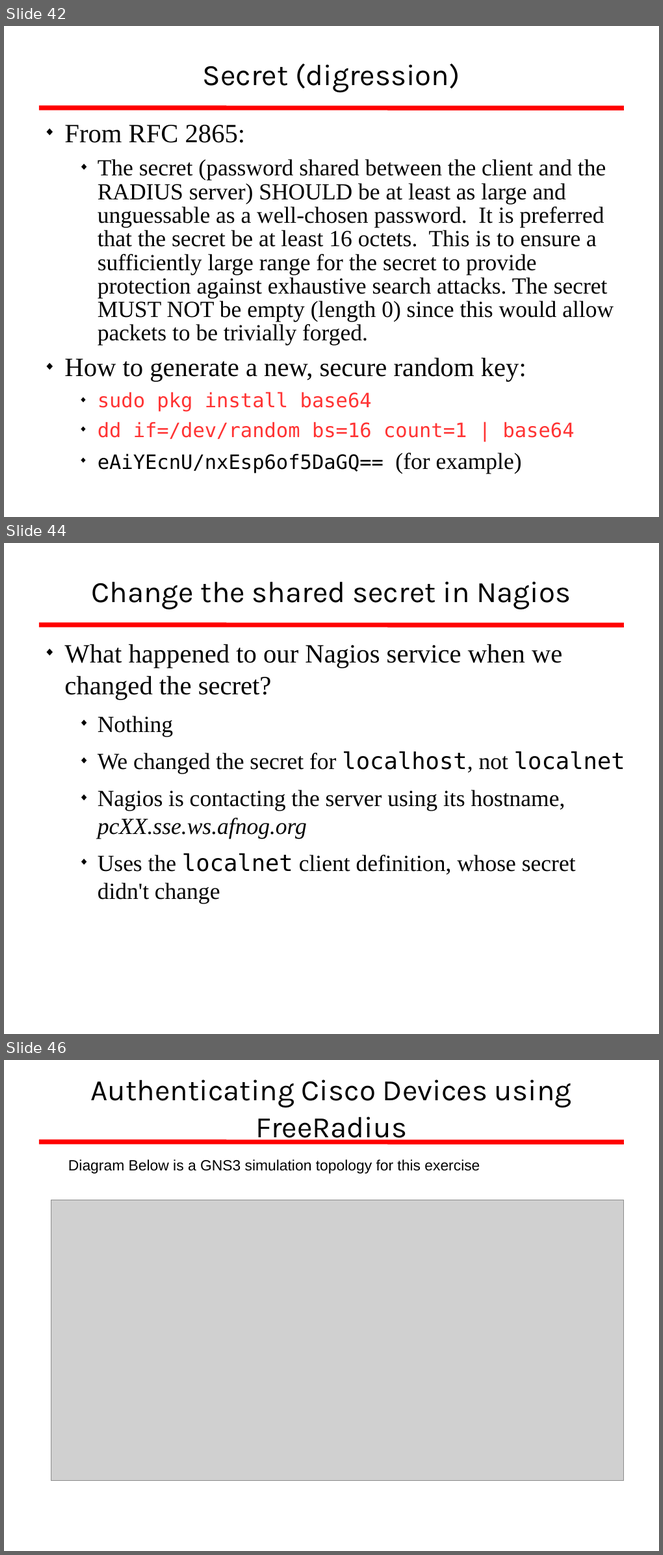
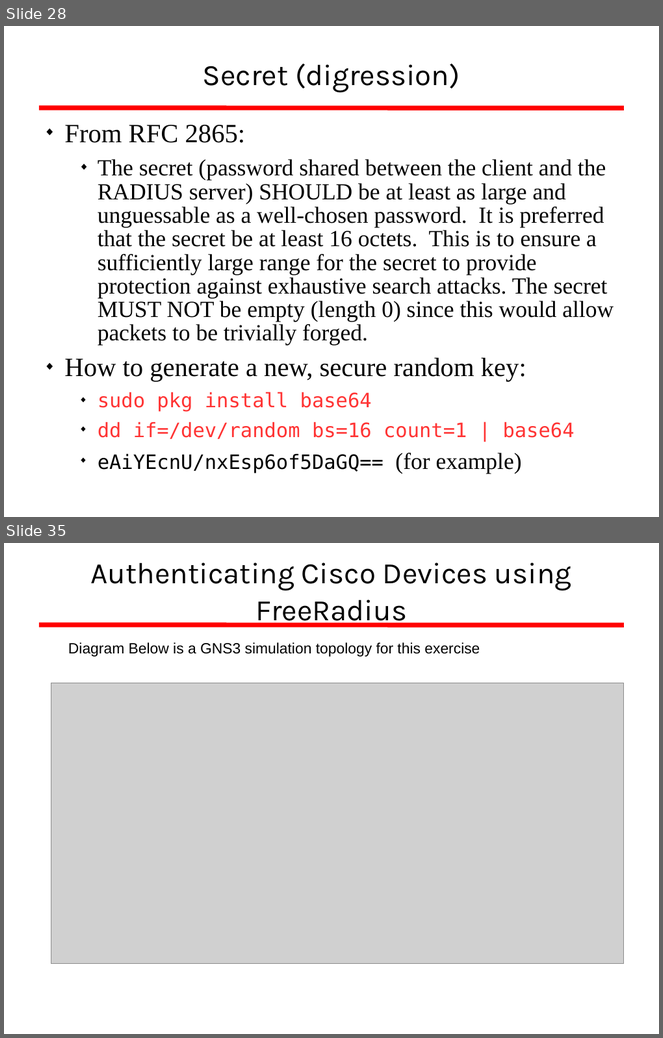
Before and after one commit to afnog/afnog.github.io, a slide deck: sse/radius/radius_presentation.ppt. Shown one above the other, each under a label of ours: slides 42, 44 and 46 before the commit, slides 28 and 35 after it; the slides between them are not shown. The pictures are 663x1555 and 663x1038 pixels, drawn with LibreOffice and Linux fonts; fonts in the diff are those of the drawing; grey boxes stand for pictures; background and template pictures are left out. Boxes give left, top, right and bottom in pixels: in the first picture for what was removed or moved away, otherwise in the second. Text is boxed around its words. In the diff, an @@ line names an element or a change of style, - is before the commit and + after.

```diff
--- a/sse/radius/radius_presentation.ppt
+++ b/sse/radius/radius_presentation.ppt
@@ slide 44 removed at (4,543,659,1034), background #FFFFFF; not listed: 1 template element that a slide beside it also shows @@
@@ title removed at (92,581,571,609) @@
-Change the shared secret in Nagios
@@ text removed at (64,644,625,904) @@
-◆ What happened to our Nagios service when we changed the secret?
-  ◆ Nothing
-  ◆ We changed the secret for localhost, not localnet
-  ◆ Nagios is contacting the server using its hostname, pcXX.sse.ws.afnog.org
-  ◆ Uses the localnet client definition, whose secret didn't change
@@ what was slide 42 is now slide 28 @@
@@ what was slide 46 is now slide 35 @@
```
Also in this commit, not shown: 5 slides changed, 35 slides added, 15 other slides removed.
